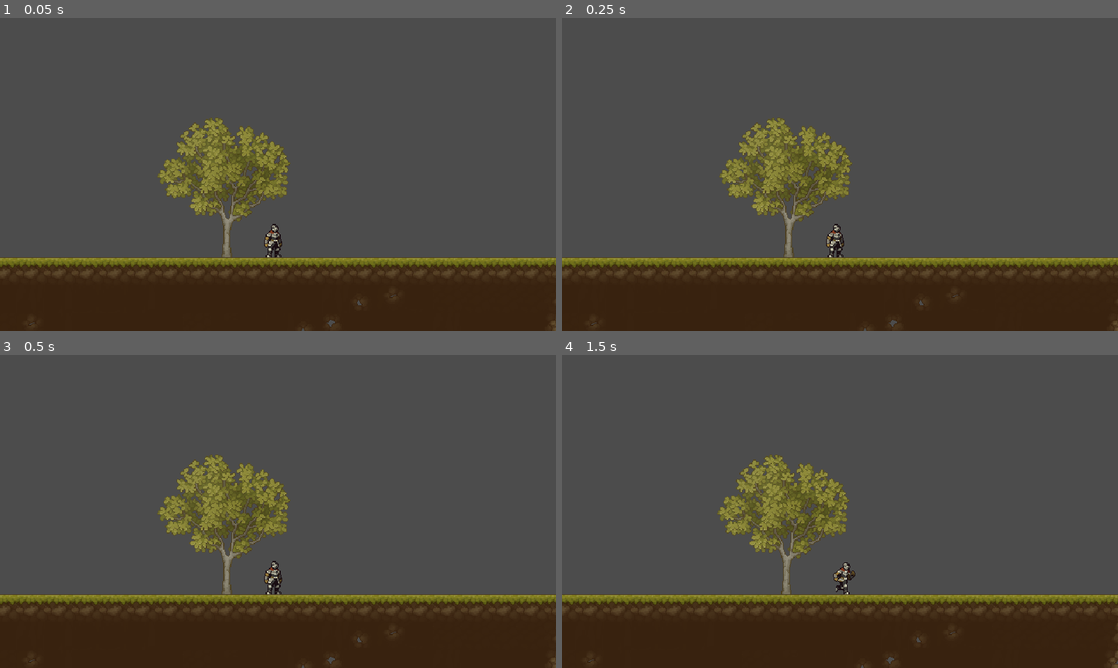
Above: before the commit, frames 1-4 (two rows, left to right).
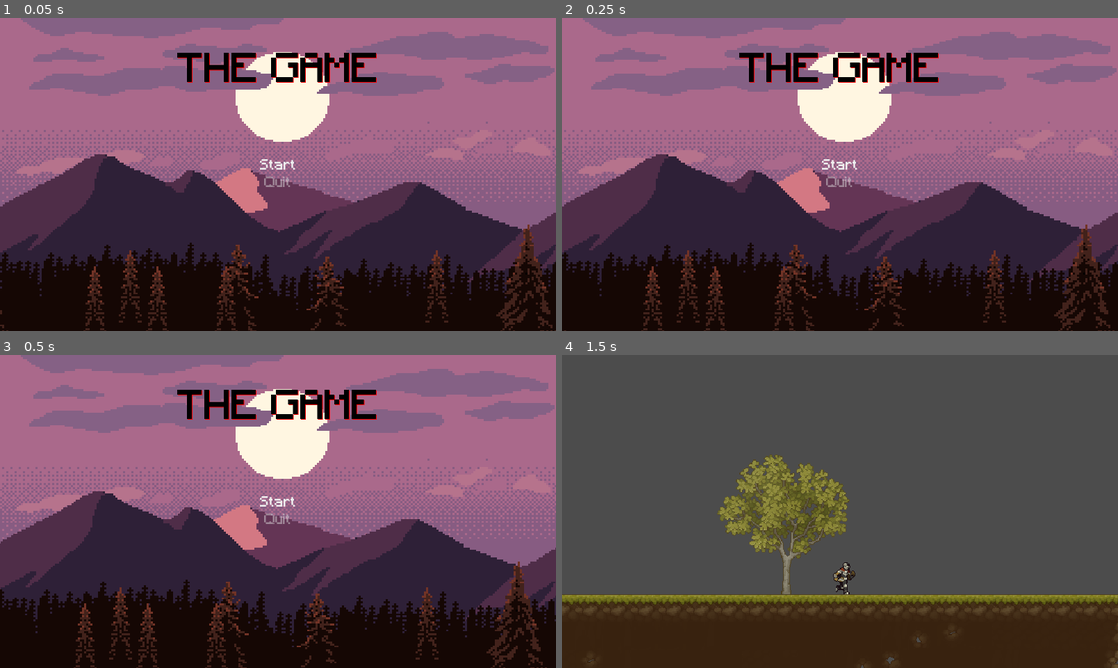
Above: after the commit, the same moments.

Repository: Astrol99/RetroKnight
Game: Godot game, scene res://scenes/MainMenu.tscn
The game is run twice, just before and just after one commit, with the same random seed, the same clock (stepped at 60 frames per second) and the same inputs. Before the commit the project starts from res://World.tscn.
Inputs (mouse positions are in pixels of both pictures, inside the frame that each line leads up to):
- Up to frame 1 (0.05 s): no input
- Up to frame 2 (0.25 s): no input
- Up to frame 3 (0.5 s): no input
- Up to frame 4 (1.5 s): click (840, 502) at 0.5 s, where only the run after the commit has a clickable "Start"; tap Enter at 1.25 s; hold Right (ui_right) from 1.28 s (still down)

The runs differ from the first frame. In frame 1, 97% of the frame differs, in the area x 0-100%, y 0-100%; in frame 2, 97%; in frame 3, 97%; in frame 4, nothing differs.

Commit message:
Organized file structure

Diff:
--- a/MainMenu.gd
+++ /dev/null
@@ -1,13 +0,0 @@
-extends Control
-
-
-func _ready():
-	$VBoxContainer/Start.grab_focus()
-
-
-func _on_Enter_pressed():
-	get_tree().change_scene("res://World.tscn")
-
-
-func _on_Quit_pressed():
-	get_tree().quit()
--- a/ParallaxBackground.gd
+++ /dev/null
@@ -1,5 +0,0 @@
-extends ParallaxBackground
-
-
-func _process(delta):
-	scroll_offset.x -= 10 * delta
--- a/project.godot
+++ b/project.godot
@@ -11,7 +11,7 @@
 [application]
 
 config/name="TSA Project"
-run/main_scene="res://World.tscn"
+run/main_scene="res://scenes/MainMenu.tscn"
 config/icon="res://icon.png"
 
 [display]
--- a/MainMenu.tscn
+++ b/scenes/MainMenu.tscn
@@ -1,6 +1,6 @@
-[gd_scene load_steps=12 format=2]
+[gd_scene load_steps=11 format=2]
 
-[ext_resource path="res://MainMenu.gd" type="Script" id=1]
+[ext_resource path="res://scripts/MainMenu.gd" type="Script" id=1]
 [ext_resource path="res://assets/themes/PixelTheme.tres" type="Theme" id=2]
 [ext_resource path="res://assets/music/Medieval_Start-UpTutorial.mp3" type="AudioStream" id=3]
 [ext_resource path="res://assets/sprites/parallax_mountain_pack/layers/parallax-mountain-trees.png" type="Texture" id=4]
@@ -8,7 +8,6 @@
 [ext_resource path="res://assets/sprites/parallax_mountain_pack/layers/parallax-mountain-montain-far.png" type="Texture" id=6]
 [ext_resource path="res://assets/sprites/parallax_mountain_pack/layers/parallax-mountain-mountains.png" type="Texture" id=7]
 [ext_resource path="res://assets/sprites/parallax_mountain_pack/layers/parallax-mountain-bg.png" type="Texture" id=8]
-[ext_resource path="res://ParallaxBackground.gd" type="Script" id=9]
 
 [sub_resource type="DynamicFontData" id=1]
 font_path = "res://assets/fonts/Minecraft.ttf"
@@ -34,7 +33,6 @@
 offset = Vector2( 320, 180 )
 scale = Vector2( 2.4, 2.3 )
 transform = Transform2D( 2.4, 0, 0, 2.3, 320, 180 )
-script = ExtResource( 9 )
 
 [node name="Background" type="Sprite" parent="ParallaxBackground"]
 position = Vector2( 2.57358, 1.77176 )
--- a/Player.tscn
+++ b/scenes/Player.tscn
@@ -1,6 +1,6 @@
 [gd_scene load_steps=25 format=2]
 
-[ext_resource path="res://Player.gd" type="Script" id=1]
+[ext_resource path="res://scripts/Player.gd" type="Script" id=1]
 [ext_resource path="res://assets/sprites/FreeKnight_v1/Colour1/Outline/120x80_PNGSheets/_Idle.png" type="Texture" id=2]
 [ext_resource path="res://assets/sprites/FreeKnight_v1/Colour1/Outline/120x80_PNGSheets/_Jump.png" type="Texture" id=3]
 [ext_resource path="res://assets/sprites/FreeKnight_v1/Colour1/Outline/120x80_PNGSheets/_Run.png" type="Texture" id=4]
--- a/World.tscn
+++ b/scenes/World.tscn
@@ -1,8 +1,8 @@
 [gd_scene load_steps=164 format=2]
 
 [ext_resource path="res://assets/tilesets/TX Tileset Ground.png" type="Texture" id=1]
-[ext_resource path="res://Player.tscn" type="PackedScene" id=2]
-[ext_resource path="res://assets/tilesets/TX Village Props.png" type="Texture" id=3]
+[ext_resource path="res://assets/tilesets/TX Village Props.png" type="Texture" id=2]
+[ext_resource path="res://scenes/Player.tscn" type="PackedScene" id=3]
 
 [sub_resource type="ConvexPolygonShape2D" id=1]
 points = PoolVector2Array( 0, 0, 32, 0, 32, 32, 0, 32 )
@@ -1475,7 +1475,7 @@
 format = 1
 tile_data = PoolIntArray( 589823, 0, 4, 524288, 0, 196620, 524289, 0, 851982, 524290, 0, 851982, 524291, 0, 1, 524292,  …(1549 unchanged characters)…
 
-[node name="Player" parent="." instance=ExtResource( 2 )]
+[node name="Player" parent="." instance=ExtResource( 3 )]
 position = Vector2( 334, 236 )
 
 [node name="Camera2D" type="Camera2D" parent="Player"]
--- /dev/null
+++ b/scripts/MainMenu.gd
@@ -0,0 +1,16 @@
+extends Control
+
+onready var _parallax_background = $ParallaxBackground
+
+func _ready():
+	$VBoxContainer/Start.grab_focus()
+
+func _process(delta):
+	_parallax_background.scroll_offset.x -= 10 * delta
+
+
+func _on_Enter_pressed():
+	get_tree().change_scene("res://scenes/World.tscn")
+
+func _on_Quit_pressed():
+	get_tree().quit()
Not shown: 1 places in scenes/World.tscn that only renumber resources
Renamed: Player.gd -> scripts/Player.gd
Not shown, removed: LICENSE
Not shown, removed: LICENSE.md
